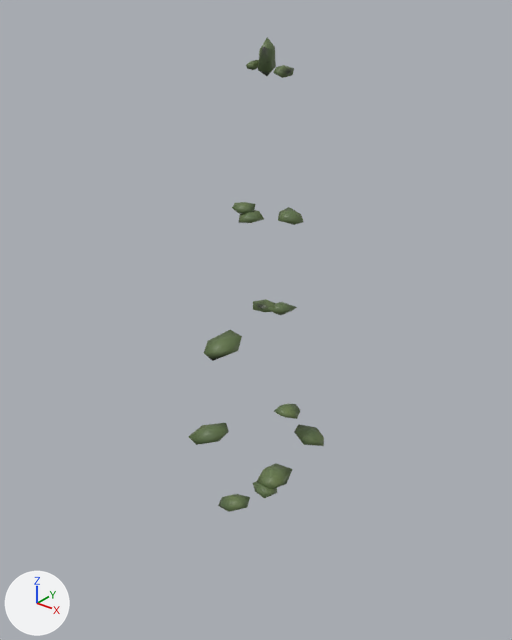
The glTF model public/props/baum-fichte-1-mittel.glb, before and after one commit.
Camera for both pictures: a 50 mm camera at (13.5, -17.4, 23.8) aimed at (-0.9, 0.6, 12.6). The axes (+X, +Y, +Z) are drawn at lower left. The lights are the same throughout. The first picture is the older version. Vertices at exactly the same position are counted once.

In view in the first picture: 'Baum_Stamm'.
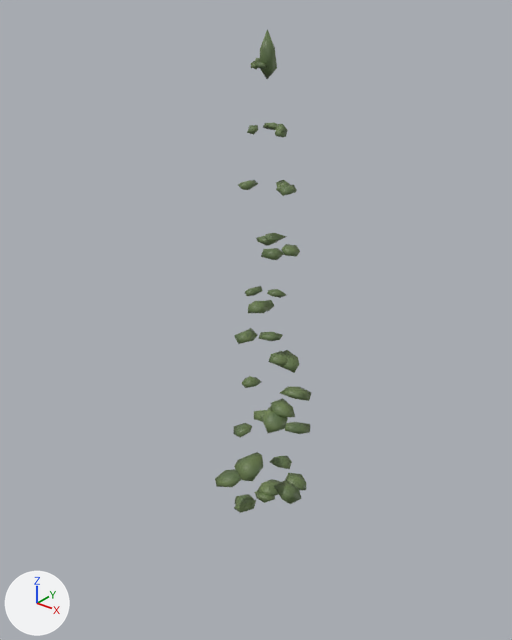
The change in detail:
me_cone is used by ob_baum_stamm; location (0.0, 0.0, 10.68).
me_cone had 208 vertices, 348 faces and spanned x -2.3..1.9, y -2.5..3.1, z -11.0..11.5.
me_cone now has 423 vertices, 678 faces and spans x -1.6..1.8, y -2.1..2.1, z -11.0..11.7.
me_cone part 1: the loose piece of 12 vertices spanning x -2.3..-0.9, y -0.5..0.6, z -6.6..-6.0 is turned -50.7 degrees about the z axis through its middle and scaled by 0.749, then moved by (0.8, 1.0, 0.1).
me_cone part 2: the loose piece of 12 vertices spanning x -1.9..-0.8, y -2.1..-0.9, z -2.3..-1.7 is multiplied about its middle by the matrix ((0.359, 0.541, -0.062), (-0.543, 0.361, 0.008), (0.041, 0.047, 0.649)), then moved by (0.2, 1.7, -4.2).
me_cone part 3: the loose piece of 12 vertices spanning x -0.8..0.3, y 1.3..2.8, z -2.7..-2.1 is scaled about its middle by (0.864, 0.741, 0.786), then moved by (0.1, -0.5, -2.1).
me_cone part 4: the loose piece of 12 vertices spanning x -0.9..0.2, y -2.5..-1.0, z 1.8..2.3 is multiplied about its middle by the matrix ((0.581, 0.536, -0.04), (-0.537, 0.58, -0.026), (0.012, 0.046, 0.79)), then moved by (-0.7, 1.0, -6.5).
me_cone part 5: the loose piece of 12 vertices spanning x -1.6..-0.4, y 0.8..1.8, z 2.0..2.5 is moved by (0.1, -0.2, -4.6).
me_cone part 6: the loose piece of 12 vertices spanning x 0.5..1.5, y -0.5..0.4, z 6.2..6.5 is turned -71.2 degrees about the z axis through its middle and scaled by 1.31, then moved by (-0.6, -1.4, -9.0).
me_cone part 7: the loose piece of 12 vertices spanning x -0.7..0.2, y -1.1..-0.5, z 6.4..6.7 is multiplied about its middle by the matrix ((0.515, 0.933, -0.178), (-0.947, 0.519, -0.021), (0.067, 0.166, 1.065)), then moved by (-0.7, 0.6, -9.0).
me_cone part 8: the loose piece of 12 vertices spanning x -0.2..0.5, y -1.3..-0.6, z 6.2..6.5 is turned 161.3 degrees about the z axis through its middle and scaled by 1.42, then moved by (0.2, 2.5, -9.0).
me_cone part 9: the loose piece of 12 vertices spanning x 0.3..0.9, y -0.4..0.3, z 10.5..10.8 is scaled about its middle by (1.24, 1.04, 1.04), then moved by (0.2, -0.2, -9.3).
me_cone part 10: the loose piece of 12 vertices spanning x 0.8..1.9, y 0.4..1.6, z -2.6..-2.0 is deleted.
me_cone part 11: the loose piece of 12 vertices spanning x -0.9..0.0, y 0.9..2.0, z 2.0..2.5 is deleted.
me_cone part 12: 1 vertex moved within x -0.5, y 0.0, z 10.8; 37 vertices removed from x -0.7..0.3, y -0.4..0.3, z -11.0..11.5; 256 vertices added at x -1.4..1.5, y -1.3..1.3, z -11.0..11.7.
me_cone part 13: 23 vertices removed from x -2.1..-0.6, y 1.0..3.1, z -6.8..-5.9; 43 vertices added at x -1.4..1.8, y -0.7..2.0, z -6.4..-4.0.

Changed parts and their boxes (x1, y1, x2, y2) in the pictures (512 x 640 px; the box of a moved part takes in the faces that stretch with it):
'Baum_Stamm', reshaped (28% narrower): before (188, 37, 324, 512); after (215, 29, 312, 513)
part 1 of me_cone, moved or reshaped: before (218, 494, 250, 512); after (255, 491, 275, 503)
part 2 of me_cone, moved or reshaped: before (188, 423, 229, 445); after (234, 494, 254, 504)
part 3 of me_cone, moved or reshaped: before (274, 403, 301, 419); after (270, 456, 292, 469)
part 4 of me_cone, moved or reshaped: before (204, 330, 242, 361); after (215, 469, 242, 487)
part 5 of me_cone, moved or reshaped: before (253, 299, 276, 312); after (254, 410, 266, 422)
part 6 of me_cone, moved or reshaped: before (278, 207, 304, 225); after (234, 452, 263, 481)
part 7 of me_cone, moved or reshaped: before (232, 202, 255, 214); after (233, 423, 252, 438)
part 8 of me_cone, moved or reshaped: before (238, 210, 264, 223); after (285, 422, 310, 434)
part 9 of me_cone, moved or reshaped: before (273, 65, 294, 78); after (268, 351, 288, 366)
part 10 of me_cone, deleted (green): before (294, 424, 324, 446)
part 11 of me_cone, deleted: before (268, 302, 297, 315)
part 12 of me_cone, built on: before (246, 37, 276, 76); after (234, 29, 312, 433)
part 13 of me_cone, moved or reshaped: before (253, 463, 292, 498); after (234, 473, 306, 513)
